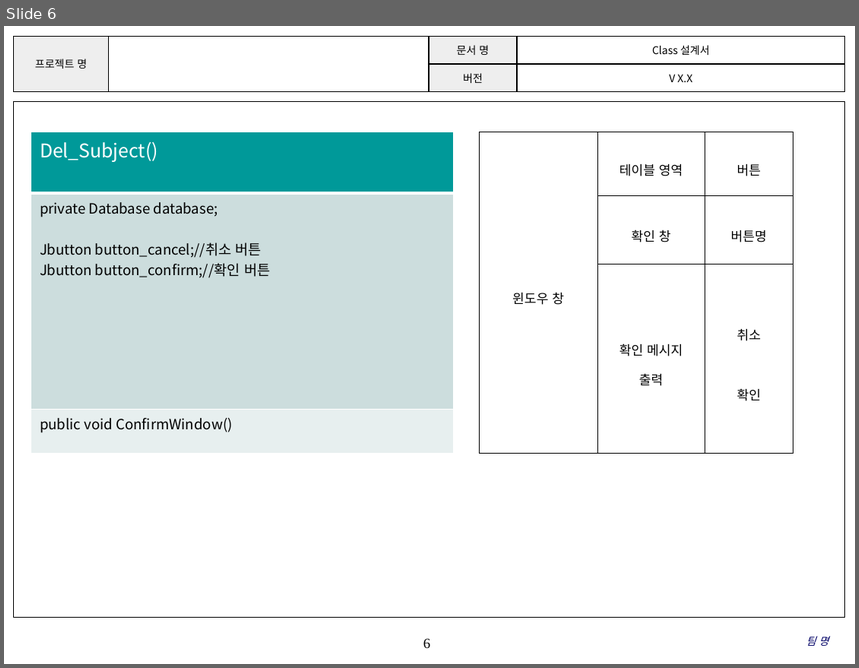
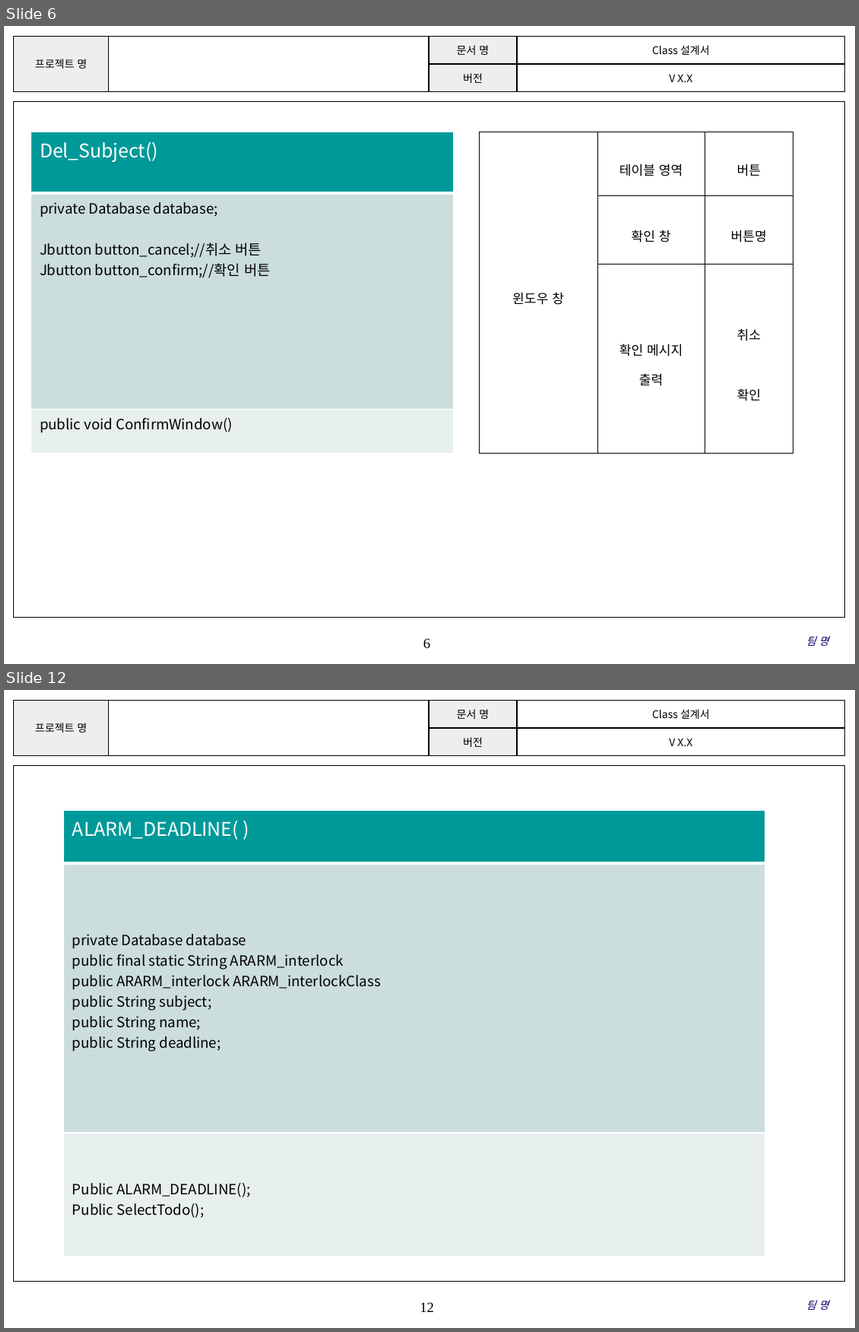
Before and after one commit to SE-admin/SE2017_2_mixharmony, a slide deck: doc/3_ 설계서/Class Design.pptx. Shown one above the other, each under a label of ours: slide 6 before the commit, slides 6 and 12 after it; the slides between them are not shown. The pictures are 859x668 and 859x1332 pixels, drawn with LibreOffice and Linux fonts; fonts in the diff are those of the drawing; background and template pictures are left out. Boxes give left, top, right and bottom in pixels: in the first picture for what was removed or moved away, otherwise in the second. Text is boxed around its words. In the diff, an @@ line names an element or a change of style, - is before the commit and + after.

Commit message:
#862 CLASS설계서 초안작성(LOGIN,OUT,ALARM관련 CLASS)

```diff
--- a/doc/3_ 설계서/Class Design.pptx
+++ b/doc/3_ 설계서/Class Design.pptx
@@ slide 12 added at [4,690,855,1328], background #FFFFFF; not listed: 3 template elements that a slide beside it also shows @@
@@ table added at [63,810,765,1257], 3 rows, 1 columns @@
+ALARM_DEADLINE( )
+private Database database / public final static String ARARM_interlock / public ARARM_interlock ARARM_interlockClass / public String subject; / public String name; / public String deadline;
+Public ALARM_DEADLINE(); / Public SelectTodo();
@@ text added at [807,1301,829,1310], 9 pt, text #000066, italic @@
+팀 명
```
Also in this commit, not shown: 3 slides changed, 6 other slides added.
